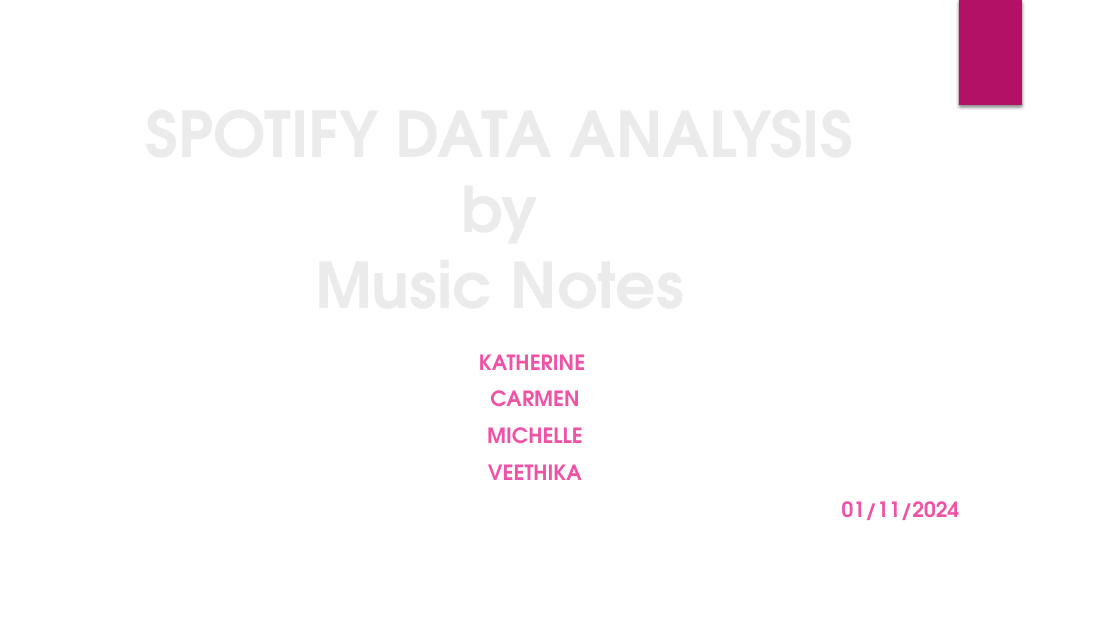
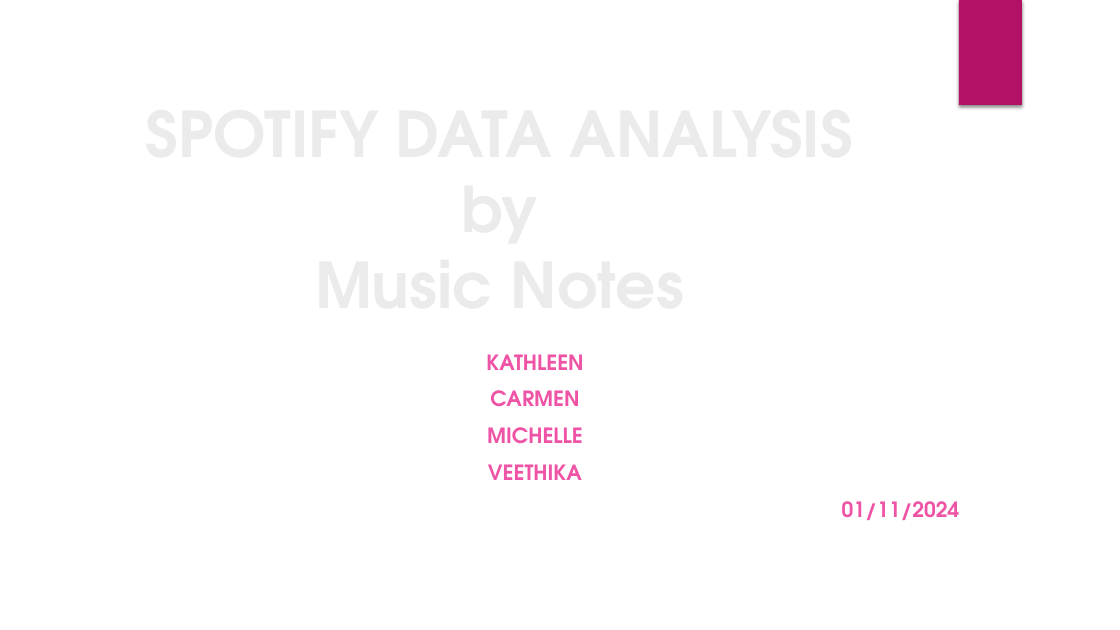
Before and after one commit to The-Music-Notes/Music_Data, a slide deck: slide 1 of Music Notes 2024.pptx. Drawn at 1120x630 pixels with LibreOffice and Linux fonts; fonts in the diff are those of the drawing; background and template pictures are left out. Boxes give left, top, right and bottom in pixels: in the first picture for what was removed or moved away, otherwise in the second. Text is boxed around its words. In the diff, an @@ line names an element or a change of style, - is before the commit and + after.

```diff
--- a/Music Notes 2024.pptx
+++ b/Music Notes 2024.pptx
@@ subtitle at (486, 354, 583, 370): text changed @@
-KATHERINE
+KATHLEEN
```
Also in this commit, not shown: 3 other slides changed, 2 slides added, 1 slide removed.
